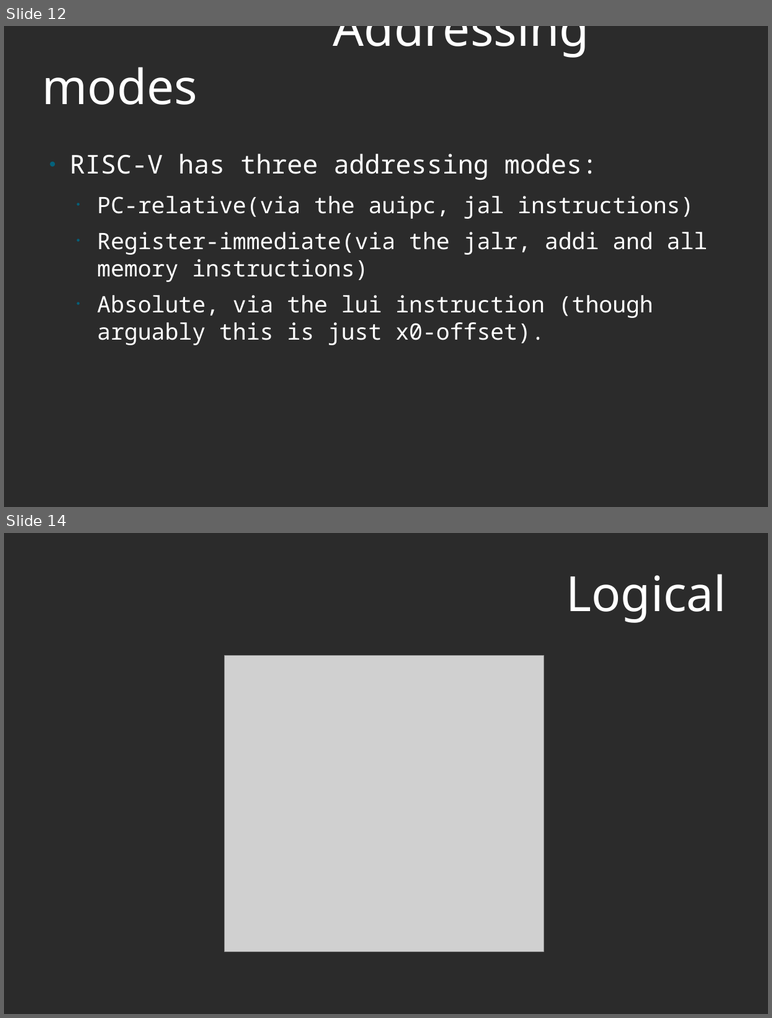
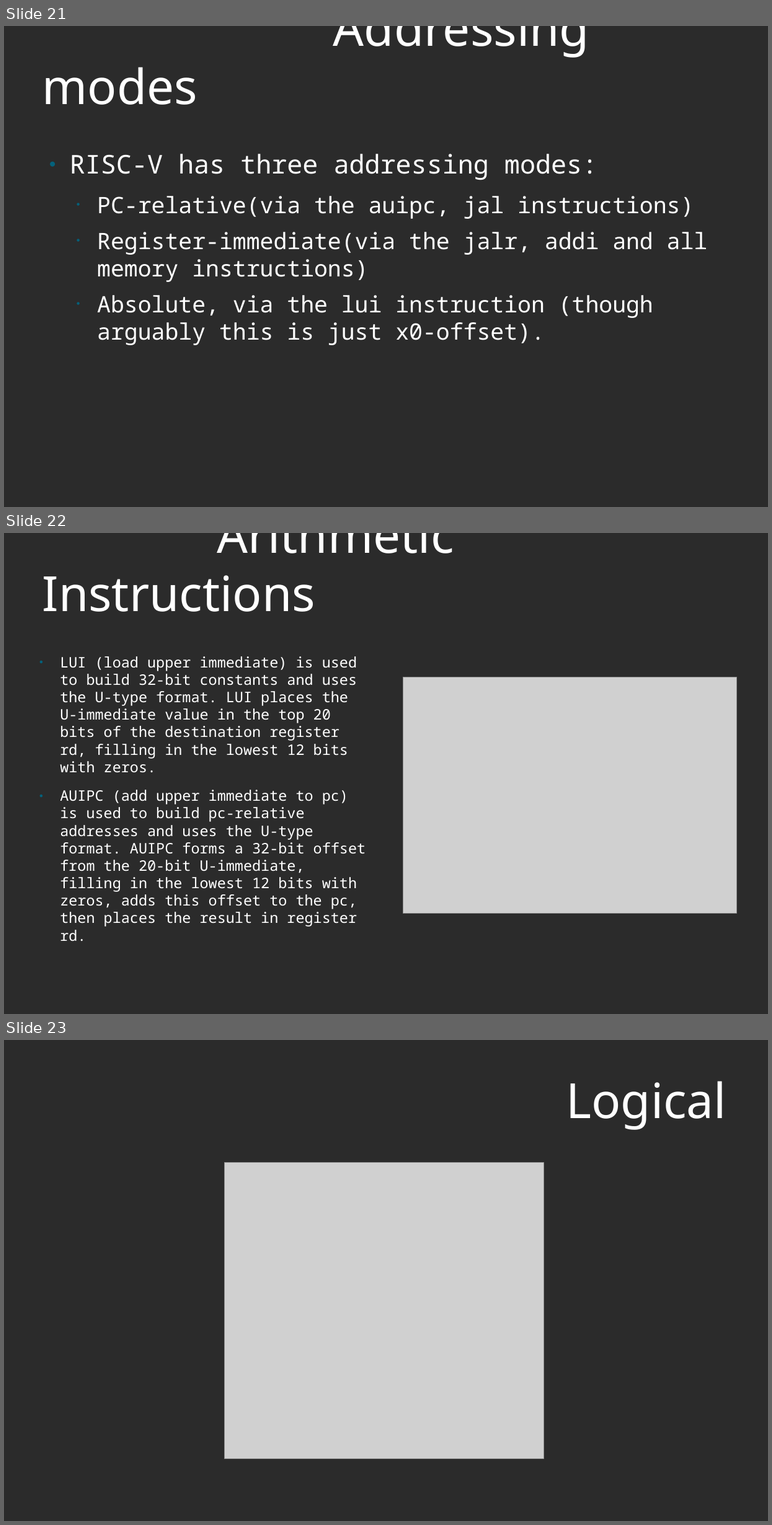
Before and after one commit to murthuja1708/desd_class, a slide deck: RISCV.odp. Shown one above the other, each under a label of ours: slides 12 and 14 before the commit, slides 21, 22 and 23 after it; the slides between them are not shown. The pictures are 772x1018 and 772x1525 pixels, drawn with LibreOffice and Linux fonts; fonts in the diff are those of the drawing; grey boxes stand for pictures; background and template pictures are left out; a plain dark background stands for a picture behind light text. Boxes give left, top, right and bottom in pixels: in the first picture for what was removed or moved away, otherwise in the second. Text is boxed around its words. In the diff, an @@ line names an element or a change of style, - is before the commit and + after.

```diff
--- a/RISCV.odp
+++ b/RISCV.odp
@@ slide 22 added at box(4, 533, 768, 1014), background picture (left out) @@
@@ title added at box(42, 533, 454, 612), 60 pt, text #FFFFFF @@
+Arithmetic Instructions
@@ text added at box(60, 656, 366, 942), 18 pt, text #FFFFFF @@
+● LUI (load upper immediate) is used to build 32-bit constants and uses the U-type format. LUI places the U-immediate value in the top 20 bits of the destination register rd, filling in the lowest 12 bits with zeros.
+● AUIPC (add upper immediate to pc) is used to build pc-relative addresses and uses the U-type format. AUIPC forms a 32-bit offset from the 20-bit U-immediate, filling in the lowest 12 bits with zeros, adds this offset to the pc, then places the result in register rd.
@@ picture added at box(403, 677, 736, 914) @@
@@ what was slide 12 is now slide 21 @@
@@ what was slide 14 is now slide 23 @@
```
Also in this commit, not shown: 9 slides changed, 14 other slides added, 3 slides removed, 2 other files.
